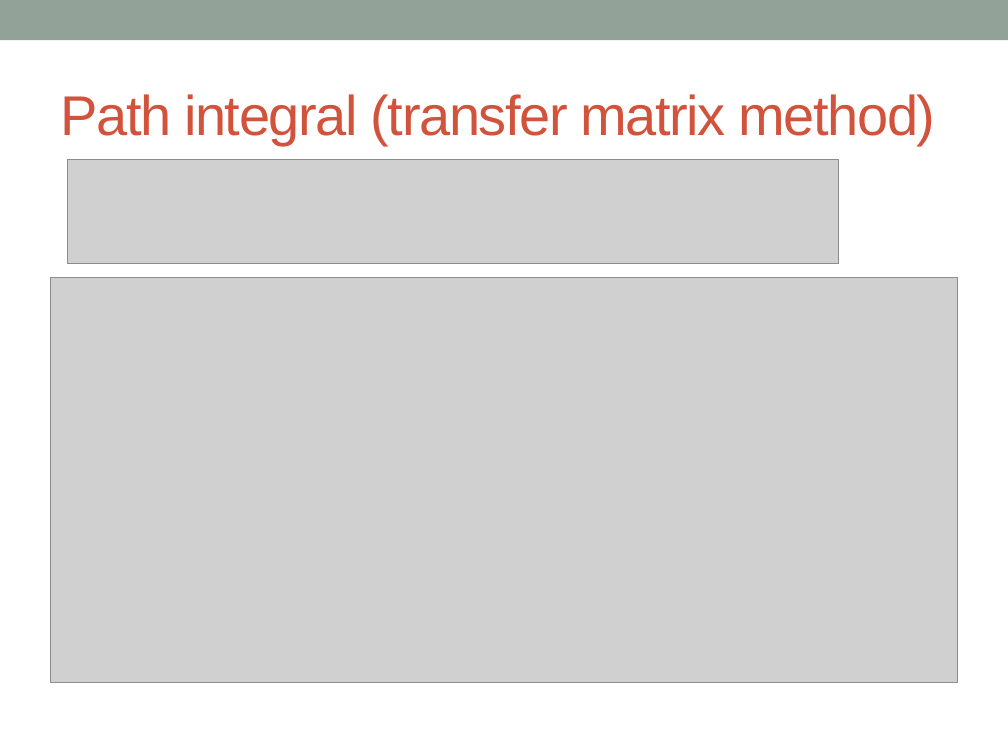
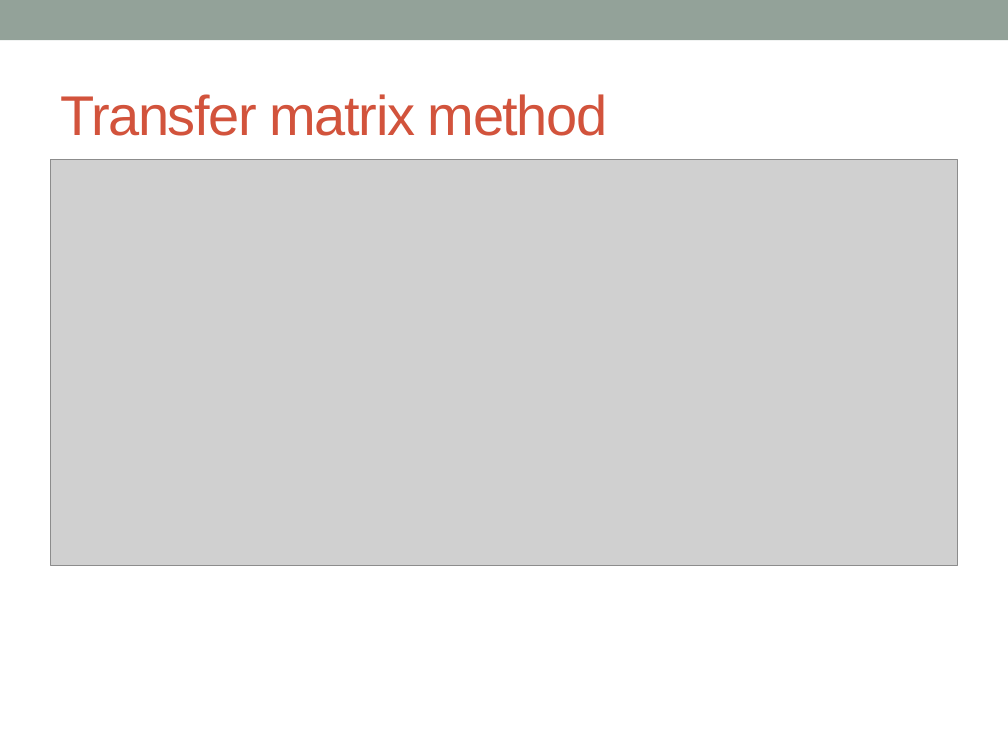
Before and after one commit to alphacentaury-github/NPSS2020, a slide deck: slide 12 of 20200928_송영호_연세대.pptx (slide 9 before the commit). Drawn at 1008x756 pixels with LibreOffice and Linux fonts; fonts in the diff are those of the drawing; grey boxes stand for pictures. Boxes give left, top, right and bottom in pixels: in the first picture for what was removed or moved away, otherwise in the second. Text is boxed around its words. In the diff, an @@ line names an element or a change of style, - is before the commit and + after.

```diff
--- a/20200928_송영호_연세대.pptx
+++ b/20200928_송영호_연세대.pptx
@@ title at (60,94,608,136): text changed @@
-Path integral (transfer matrix method)
+Transfer matrix method
@@ picture: place and size @@
-picture at (50,277,958,682)
+picture at (50,159,958,564)
@@ picture removed at (68,159,840,263) @@
```
Also in this commit, not shown: 5 other slides changed, 14 slides added, 2 slides removed.
